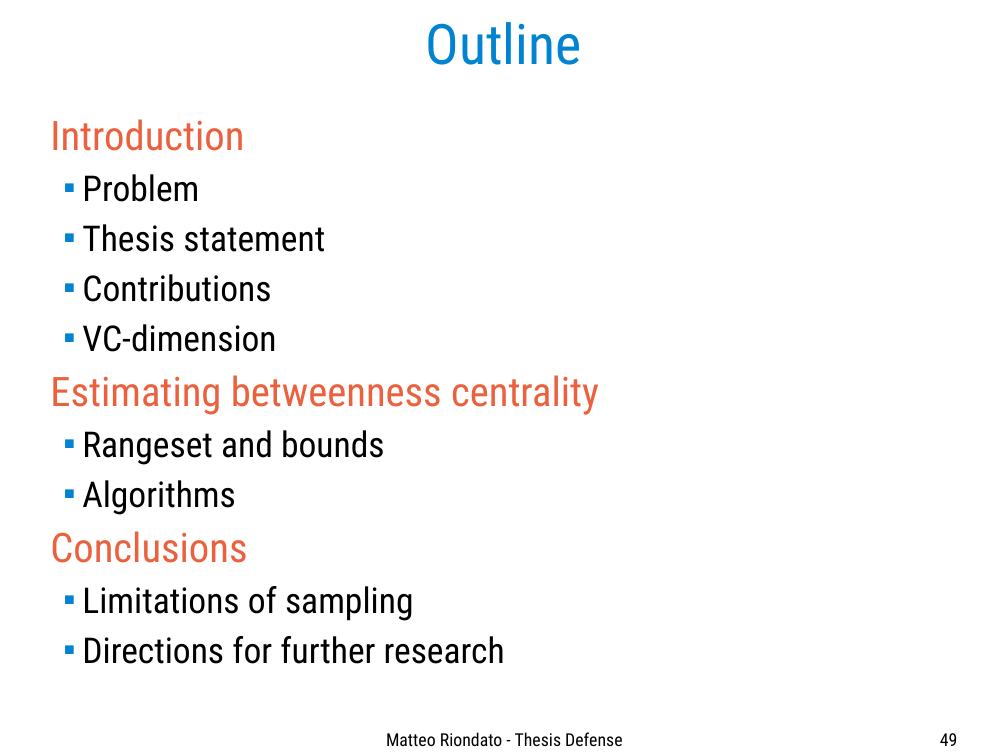
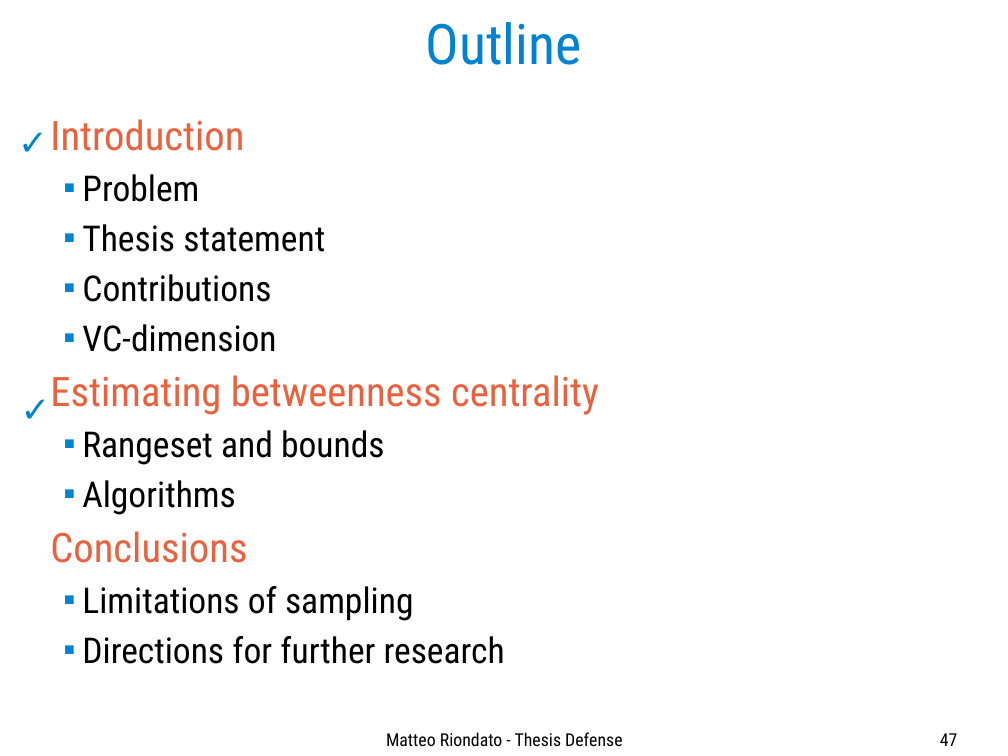
Before and after one commit to ZhizhongIsaacChen/dissertation, a slide deck: slide 47 of defense/Defense-talk.odp (slide 49 before the commit). Drawn at 1008x756 pixels with LibreOffice and Linux fonts; fonts in the diff are those of the drawing. Boxes give left, top, right and bottom in pixels: in the first picture for what was removed or moved away, otherwise in the second. Text is boxed around its words. In the diff, an @@ line names an element or a change of style, - is before the commit and + after.

```diff
--- a/defense/Defense-talk.odp
+++ b/defense/Defense-talk.odp
@@ text added at bbox=[9, 115, 55, 173], 28 pt, text #0084D1 @@
+✓
@@ text added at bbox=[12, 382, 58, 440], 28 pt, text #0084D1 @@
+✓
@@ page number at bbox=[940, 733, 958, 746]: text changed @@
-49
+47
```
Also in this commit, not shown: 16 other slides changed, 2 slides removed, 1 other file.
